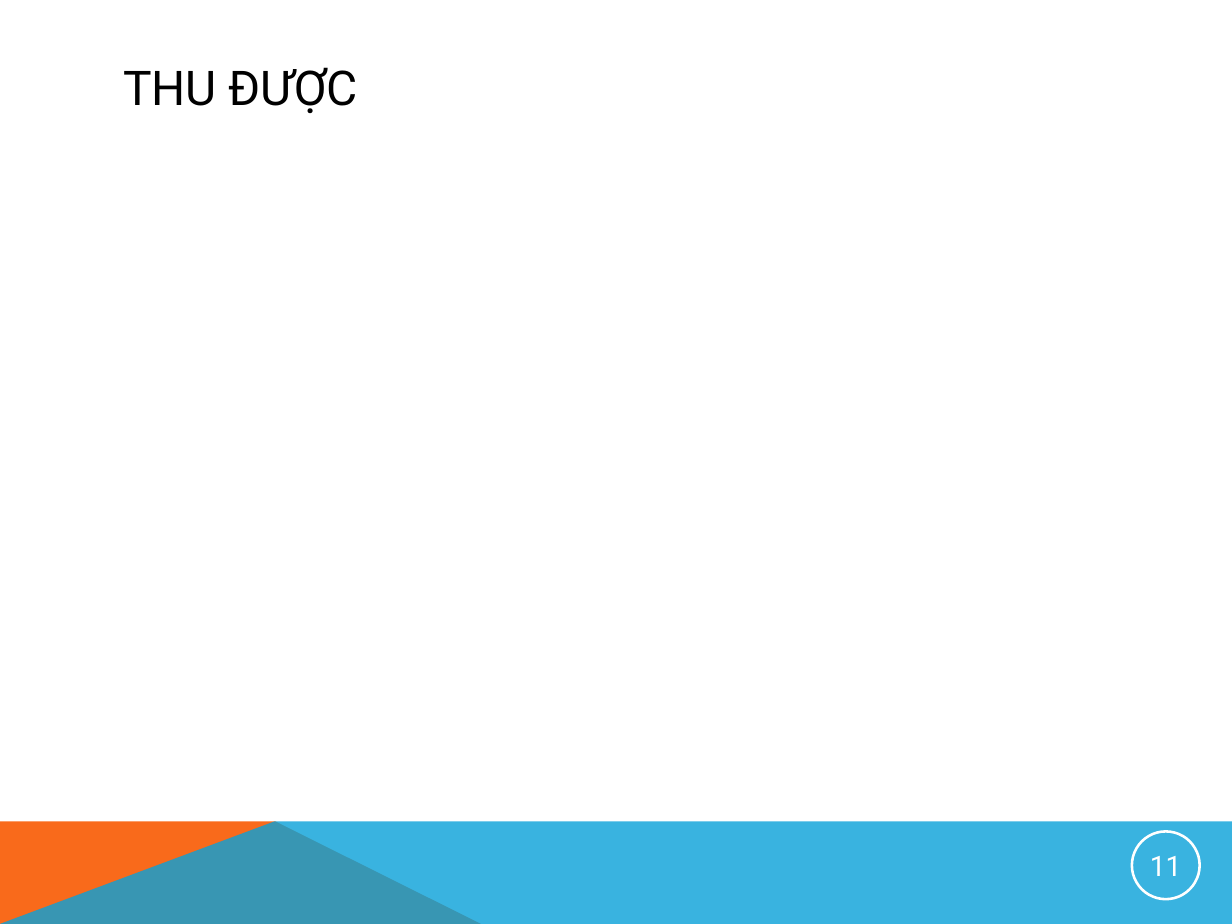
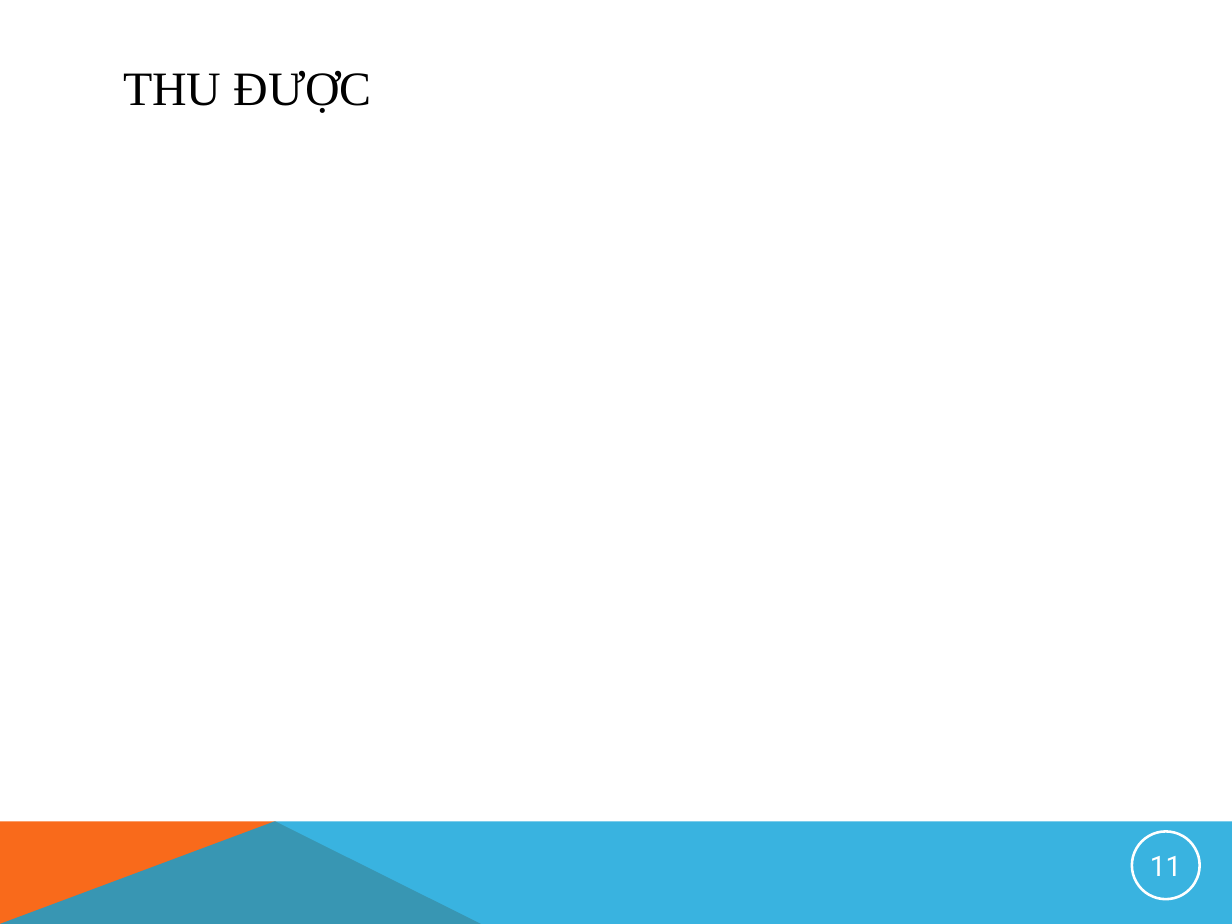
Before and after one commit to HoshikiShiro/Nhom4, a slide deck: slide 11 of Nhom4.pptx. Drawn at 1232x924 pixels with LibreOffice and Linux fonts; fonts in the diff are those of the drawing; background and template pictures are left out. Boxes give left, top, right and bottom in pixels: in the first picture for what was removed or moved away, otherwise in the second. Text is boxed around its words. In the diff, an @@ line names an element or a change of style, - is before the commit and + after.

```diff
--- a/Nhom4.pptx
+++ b/Nhom4.pptx
@@ title "THU ĐƯỢC" at bbox=[111, 49, 1124, 123]: font Roboto to Times New Roman @@
```
Also in this commit, not shown: 6 other slides changed.
